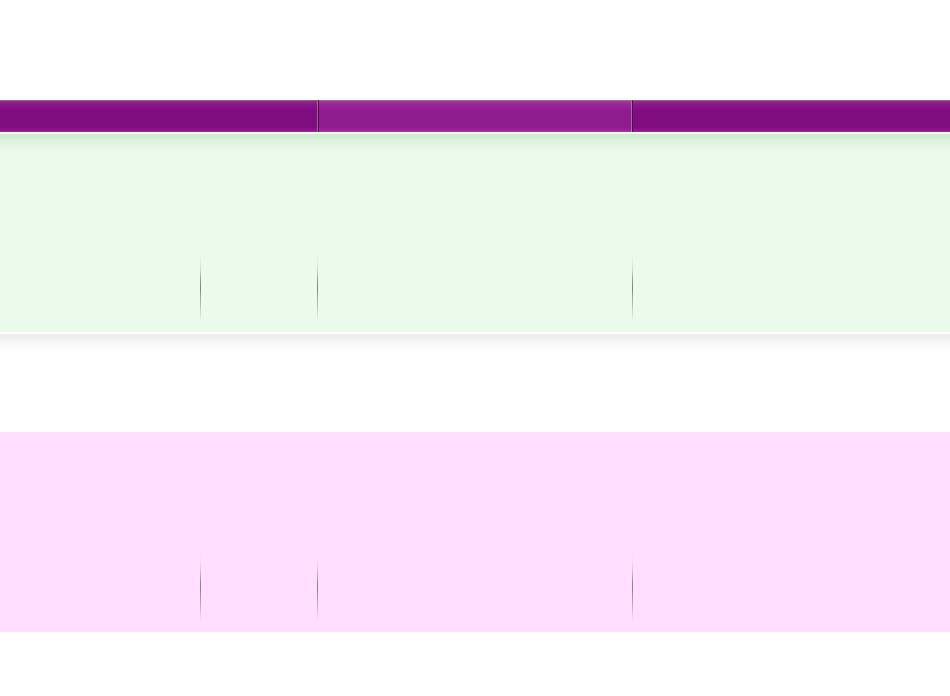
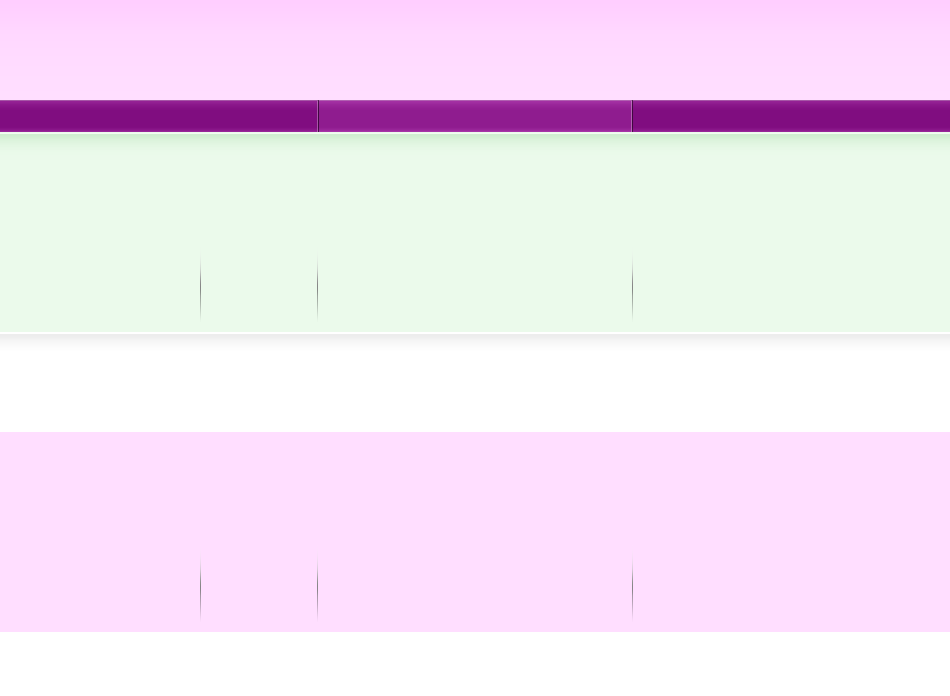
Layered file, before and after one edit (950×696). Changes by layer:
painted on "header" over [left=0, top=0, right=950, bottom=100]
